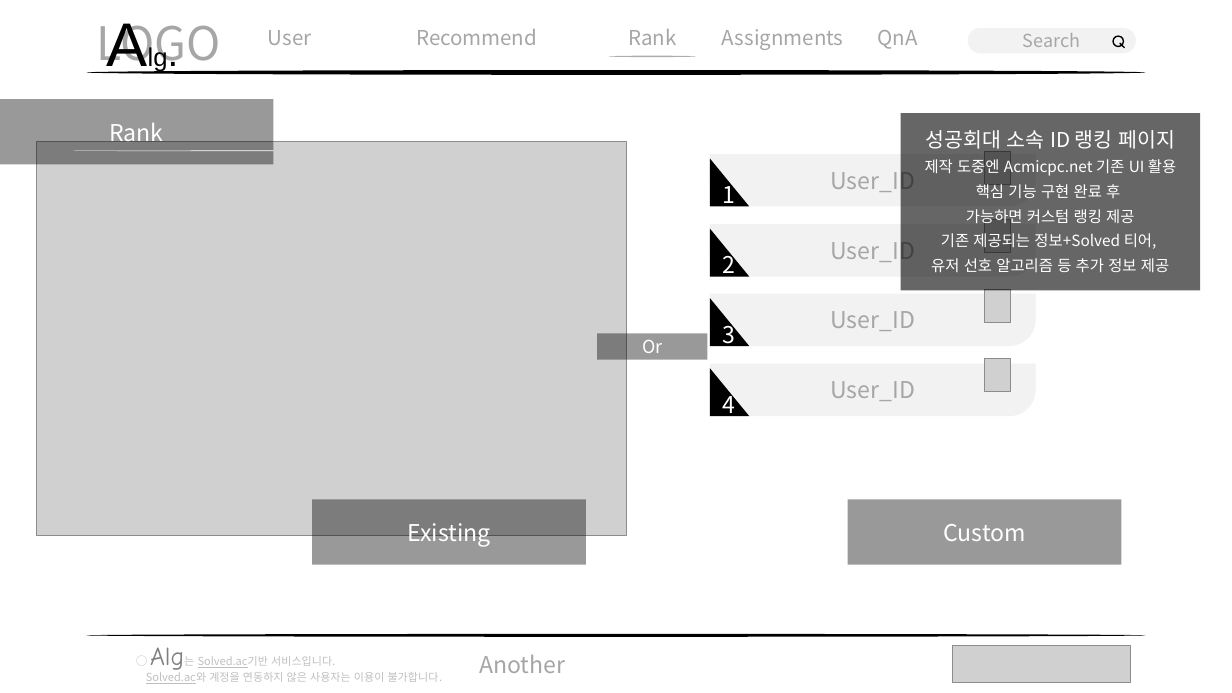
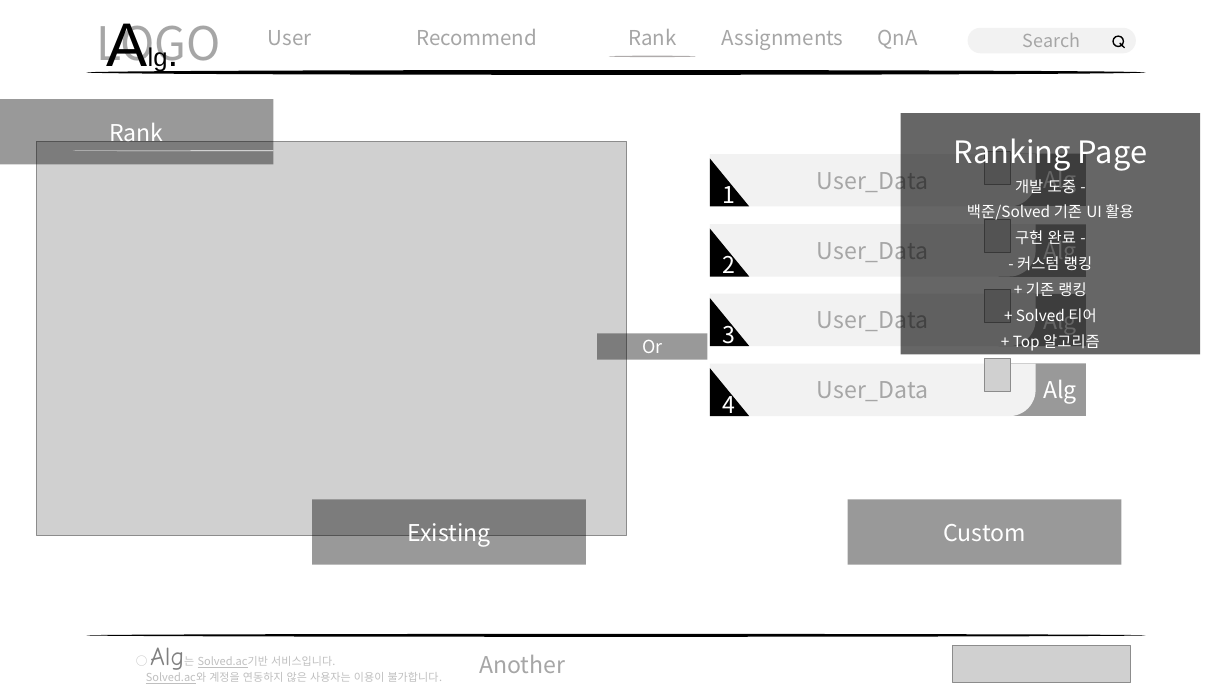
Before and after one commit to nn98/Solved.SKHU, a slide deck: slide 6 of 프로젝트 시안 및 기획.pptx. Drawn at 1232x693 pixels with LibreOffice and Linux fonts; fonts in the diff are those of the drawing; grey boxes stand for pictures. Boxes give left, top, right and bottom in pixels: in the first picture for what was removed or moved away, otherwise in the second. Text is boxed around its words. In the diff, an @@ line names an element or a change of style, - is before the commit and + after.

```diff
--- a/프로젝트 시안 및 기획.pptx
+++ b/프로젝트 시안 및 기획.pptx
@@ rectangle "Ranking Page": place and size @@
-rectangle "Ranking Page" at (901,113,1201,290)
+rectangle "Ranking Page" at (901,113,1201,354)
@@ text in rectangle at (954,138,1147,351): text changed @@
-성공회대 소속 ID 랭킹 페이지
-제작 도중엔 Acmicpc.net 기존 UI 활용
-핵심 기능 구현 완료 후
-가능하면 커스텀 랭킹 제공
-기존 제공되는 정보+Solved 티어,
-유저 선호 알고리즘 등 추가 정보 제공
+Ranking Page
+개발 도중 -
+백준/Solved 기존 UI 활용
+구현 완료 -
+- 커스텀 랭킹
++ 기존 랭킹
++ Solved 티어
++ Top 알고리즘
@@ text at (817,165,929,194): text changed @@
-User_ID
+User_Data
@@ rectangle added at (999,153,1086,206), fill #000000 at 40% opacity, 18 pt, text #FFFFFF @@
+Alg
@@ text at (817,235,929,264): text changed @@
-User_ID
+User_Data
@@ rectangle added at (999,225,1086,277), fill #000000 at 40% opacity, 18 pt, text #FFFFFF @@
+Alg
@@ rectangle added at (999,294,1086,347), fill #000000 at 40% opacity, 18 pt, text #FFFFFF @@
+Alg
@@ text at (817,305,929,334): text changed @@
-User_ID
+User_Data
@@ text at (817,381,929,401): text changed @@
-User_ID
+User_Data
@@ rectangle added at (999,363,1086,416), fill #000000 at 40% opacity, 18 pt, text #FFFFFF @@
+Alg
```
Also in this commit, not shown: 6 other slides changed, 7 other files.
